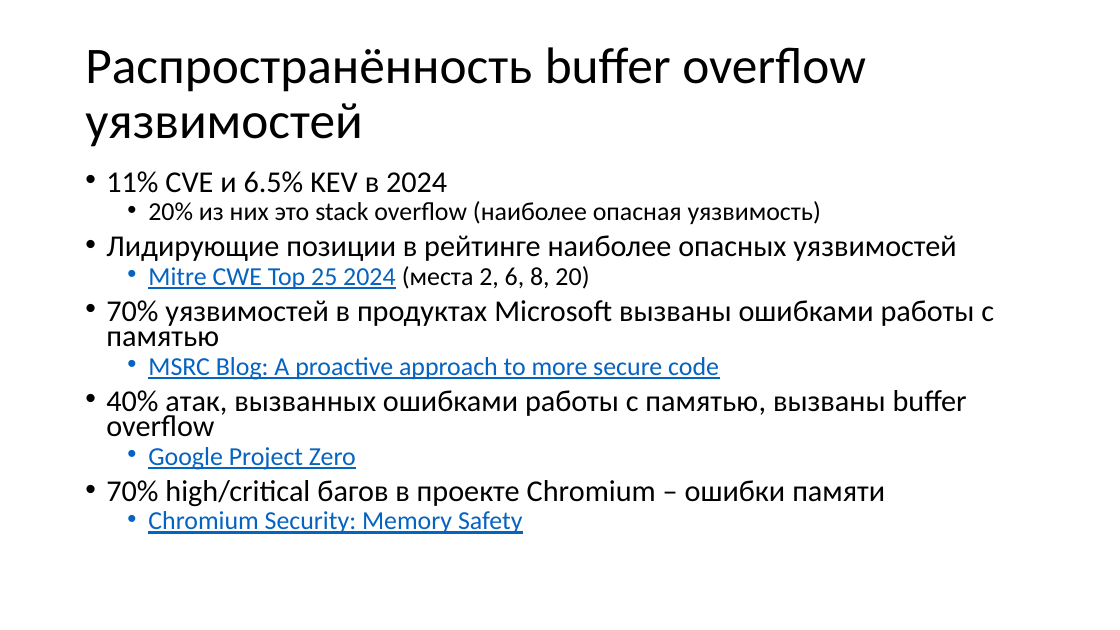
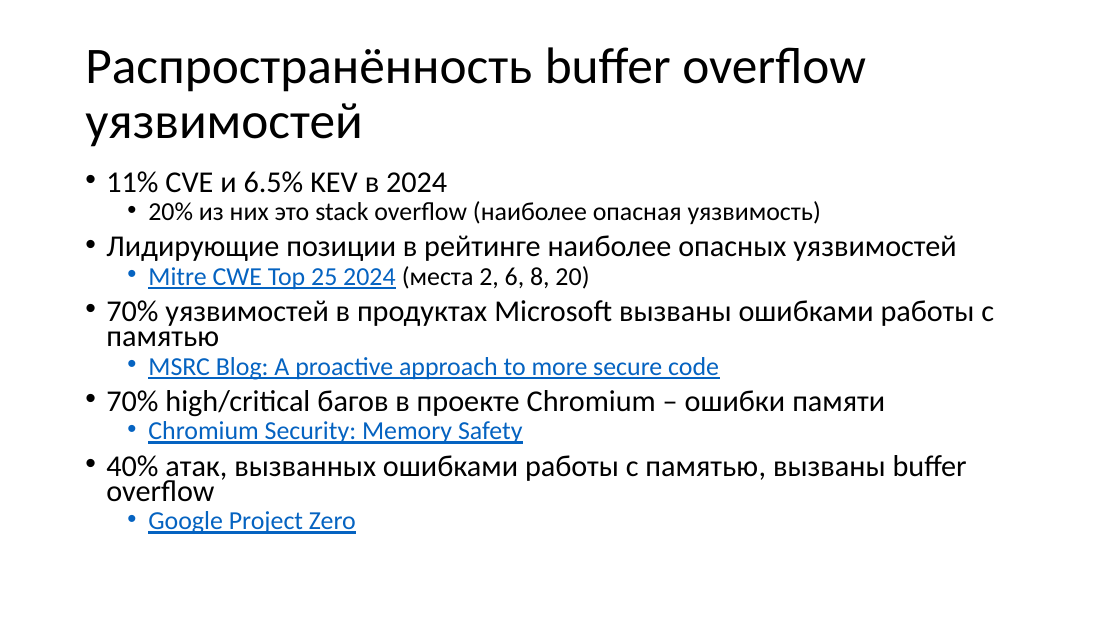
Before and after one commit to yugr/slides, a slide deck: slide 5 of CppZeroCost/2025/RU.pptx. Drawn at 1120x630 pixels with LibreOffice and Linux fonts; fonts in the diff are those of the drawing. Boxes give left, top, right and bottom in pixels: in the first picture for what was removed or moved away, otherwise in the second. Text is boxed around its words. In the diff, an @@ line names an element or a change of style, - is before the commit and + after.

```diff
--- a/CppZeroCost/2025/RU.pptx
+++ b/CppZeroCost/2025/RU.pptx
@@ text at (106,390,885,444): paragraphs added @@
+• 70% high/critical багов в проекте Chromium – ошибки памяти
+  • Chromium Security: Memory Safety
@@ text at (106,480,885,534): paragraphs removed @@
-• 70% high/critical багов в проекте Chromium – ошибки памяти
-  • Chromium Security: Memory Safety
```
Also in this commit, not shown: 2 other slides changed, 2 other files.
